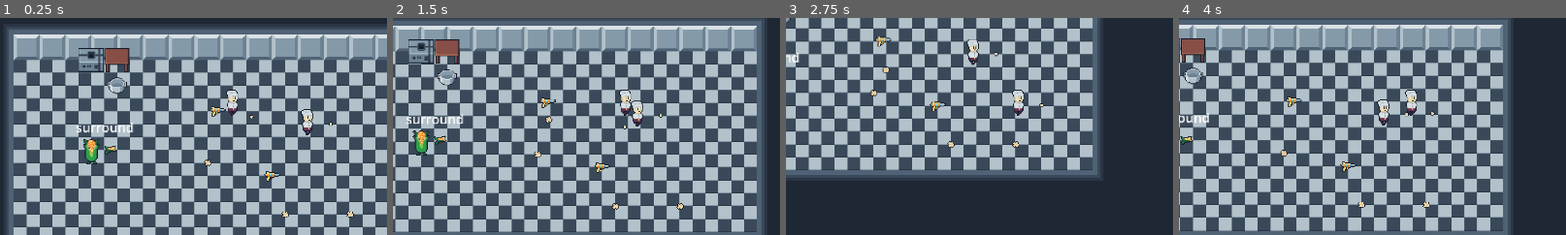
Above: before the commit, frames 1-4 (left to right).
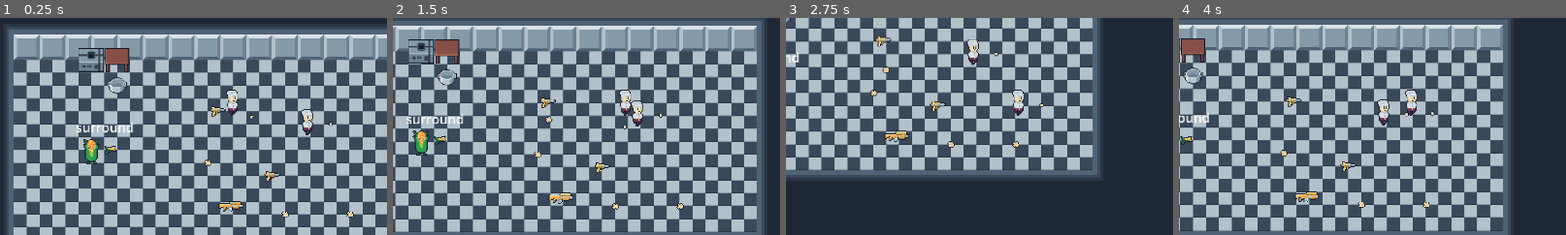
Above: after the commit, the same moments.

Repository: nonamecorn/romancce_macabre
Game: Godot game, scene res://game.tscn
Same seed, same stepped clock (60 frames per second), same inputs: the game is played once before the commit and once after it.
Inputs (mouse positions are % of the whole screen's width and height, from its top left):
- Up to frame 1 (0.25 s): no input
- Up to frame 2 (1.5 s): tap Enter at 0.5 s; move the mouse to (72, 45) at 0.52 s; hold D (p1_right) 0.53-1.28 s; right-click (72, 45) at 0.6 s; click (72, 45) at 0.67 s; move the mouse to (30, 55) at 1.27 s; hold S (p1_down) from 1.28 s (still down); click (30, 55) at 1.35 s
- Up to frame 3 (2.75 s): move the mouse to (60, 28) at 2.02 s; release S (p1_down) at 2.03 s; hold D (p1_right) from 2.03 s (still down); right-click (60, 28) at 2.1 s
- Up to frame 4 (4 s): move the mouse to (45, 70) at 2.77 s; release D (p1_right) at 2.78 s; hold W (p1_up) 2.78-3.53 s; click (45, 70) at 2.85 s; move the mouse to (80, 65) at 3.52 s; hold A (p1_left) from 3.53 s (still down); right-click (80, 65) at 3.6 s
The pictures show only the part of the screen within x 0-50%, y 8-57%; the shares and areas given below are measured in that part.

The runs differ from the first frame. In frame 1, 0.2% of the frame differs, in the area x 56-63%, y 84-90%; in frame 2, 0.2%; in frame 3, 0.2%, in the area x 25-32%, y 51-58%; in frame 4, 0.2%.

Commit message:
PulseRifle

Diff:
--- a/lvls/map.tscn
+++ b/lvls/map.tscn
@@ -11,6 +11,7 @@
 [ext_resource type="PackedScene" uid="uid://dehjv4ikg52cs" path="res://obj/furniture/stove.tscn" id="10_plxmq"]
 [ext_resource type="PackedScene" uid="uid://bkrh617ywrwoe" path="res://obj/containers/pot.tscn" id="10_x02vt"]
 [ext_resource type="PackedScene" uid="uid://b1d6mlonb7nwc" path="res://obj/entity/enemies/basic_enemy.tscn" id="11_plxmq"]
+[ext_resource type="PackedScene" uid="uid://yi3c4x1pfkxi" path="res://obj/guns/pulserifle.tscn" id="12_8nv7l"]
 
 [sub_resource type="TileSetAtlasSource" id="TileSetAtlasSource_b4fcx"]
 texture = ExtResource("5_04hbb")
@@ -163,3 +164,6 @@
 
 [node name="Enemy" parent="." instance=ExtResource("11_plxmq")]
 position = Vector2(96, 192)
+
+[node name="pulserifle" parent="." instance=ExtResource("12_8nv7l")]
+position = Vector2(269, 245)
--- a/obj/components/gunplay/muzzle_flash.tscn
+++ b/obj/components/gunplay/muzzle_flash.tscn
@@ -23,22 +23,6 @@
 atlas = ExtResource("1_8tog2")
 region = Rect2(64, 0, 16, 16)
 
-[sub_resource type="AtlasTexture" id="AtlasTexture_48mxt"]
-atlas = ExtResource("1_8tog2")
-region = Rect2(80, 0, 16, 16)
-
-[sub_resource type="AtlasTexture" id="AtlasTexture_56s17"]
-atlas = ExtResource("1_8tog2")
-region = Rect2(96, 0, 16, 16)
-
-[sub_resource type="AtlasTexture" id="AtlasTexture_xpeoc"]
-atlas = ExtResource("1_8tog2")
-region = Rect2(112, 0, 16, 16)
-
-[sub_resource type="AtlasTexture" id="AtlasTexture_cfy7u"]
-atlas = ExtResource("1_8tog2")
-region = Rect2(128, 0, 16, 16)
-
 [sub_resource type="SpriteFrames" id="SpriteFrames_s784k"]
 animations = [{
 "frames": [{
@@ -56,18 +40,6 @@
 }, {
 "duration": 1.0,
 "texture": SubResource("AtlasTexture_ulyv7")
-}, {
-"duration": 1.0,
-"texture": SubResource("AtlasTexture_48mxt")
-}, {
-"duration": 1.0,
-"texture": SubResource("AtlasTexture_56s17")
-}, {
-"duration": 1.0,
-"texture": SubResource("AtlasTexture_xpeoc")
-}, {
-"duration": 1.0,
-"texture": SubResource("AtlasTexture_cfy7u")
 }],
 "loop": false,
 "name": &"default",
@@ -77,7 +49,7 @@
 [node name="MuzzleFlash" type="AnimatedSprite2D"]
 sprite_frames = SubResource("SpriteFrames_s784k")
 autoplay = "default"
-frame = 8
+frame = 4
 frame_progress = 1.0
 script = ExtResource("2_bx03t")
 
--- /dev/null
+++ b/obj/guns/pulserifle.tscn
@@ -0,0 +1,85 @@
+[gd_scene load_steps=8 format=3 uid="uid://yi3c4x1pfkxi"]
+
+[ext_resource type="PackedScene" uid="uid://c10xvkfaxkmt4" path="res://obj/components/gunplay/mother_gun.tscn" id="1_opp0f"]
+[ext_resource type="PackedScene" uid="uid://bjb1xhth25217" path="res://obj/components/proj/basic_bullet.tscn" id="2_7dmcs"]
+[ext_resource type="Texture2D" uid="uid://cry5lovl6ihi3" path="res://img/misc/Medium_casing.png" id="3_oxt8i"]
+[ext_resource type="Texture2D" uid="uid://c7w531jb1osgp" path="res://img/weapons/PulseRifle.png" id="4_opp0f"]
+
+[sub_resource type="Animation" id="Animation_q03lu"]
+length = 0.001
+tracks/0/type = "value"
+tracks/0/imported = false
+tracks/0/enabled = true
+tracks/0/path = NodePath("Sprite2D:frame")
+tracks/0/interp = 1
+tracks/0/loop_wrap = true
+tracks/0/keys = {
+"times": PackedFloat32Array(0),
+"transitions": PackedFloat32Array(1),
+"update": 1,
+"values": [0]
+}
+
+[sub_resource type="Animation" id="Animation_7kmd2"]
+resource_name = "fire"
+length = 0.1
+step = 0.01
+tracks/0/type = "value"
+tracks/0/imported = false
+tracks/0/enabled = true
+tracks/0/path = NodePath("Sprite2D:frame")
+tracks/0/interp = 1
+tracks/0/loop_wrap = true
+tracks/0/keys = {
+"times": PackedFloat32Array(0, 0.03, 0.06),
+"transitions": PackedFloat32Array(1, 1, 1),
+"update": 1,
+"values": [0, 1, 2]
+}
+tracks/1/type = "method"
+tracks/1/imported = false
+tracks/1/enabled = true
+tracks/1/path = NodePath(".")
+tracks/1/interp = 1
+tracks/1/loop_wrap = true
+tracks/1/keys = {
+"times": PackedFloat32Array(0),
+"transitions": PackedFloat32Array(1),
+"values": [{
+"args": [],
+"method": &"fire"
+}]
+}
+
+[sub_resource type="AnimationLibrary" id="AnimationLibrary_ounj4"]
+_data = {
+&"RESET": SubResource("Animation_q03lu"),
+&"fire": SubResource("Animation_7kmd2")
+}
+
+[node name="pulserifle" instance=ExtResource("1_opp0f")]
+max_spread = 1.0
+min_spread = 3.0
+max_ammo = 20
+num_of_pellets = 1
+bullet_obj = ExtResource("2_7dmcs")
+brass_texture = ExtResource("3_oxt8i")
+ver_recoil = 2.0
+hor_recoil = 3.0
+noise_radius = 300.0
+player_handled = true
+
+[node name="Sprite2D" parent="." index="1"]
+texture = ExtResource("4_opp0f")
+hframes = 3
+
+[node name="AnimationPlayer" parent="." index="5"]
+libraries = {
+&"": SubResource("AnimationLibrary_ounj4")
+}
+
+[node name="POF" parent="." index="7"]
+position = Vector2(18, 0)
+
+[node name="ejector" parent="." index="8"]
+position = Vector2(-8, -4)
Binary file changed: img/misc/Muzzle_flash.png
Binary file added: img/weapons/PulseRifle.png
Not shown, added: img/weapons/PulseRifle.png.import
Not shown: 1 places in lvls/map.tscn that only renumber resources
Not shown: 1 places in obj/components/gunplay/muzzle_flash.tscn that only renumber resources
